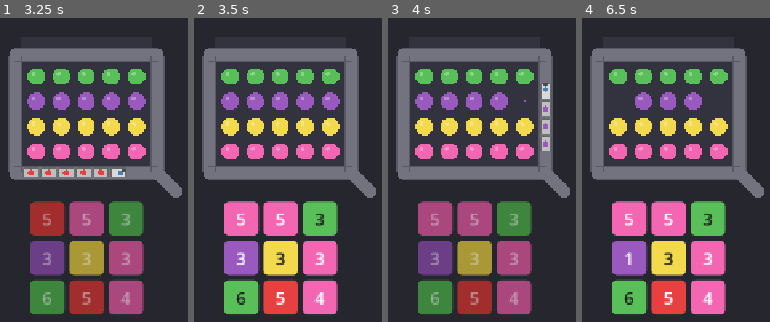
Above: before the commit, frames 1-4 (left to right).
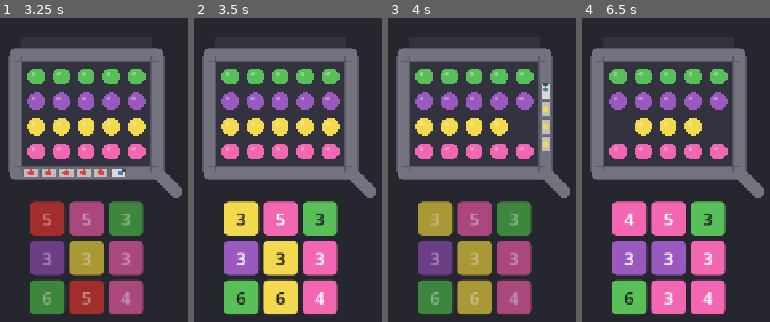
Above: after the commit, the same moments.

Repository: AeronPark/train-sort-jam
Game: Godot game, scene res://scenes/main.tscn
The game is run twice, just before and just after one commit, with the same random seed, the same clock (stepped at 60 frames per second) and the same inputs.
Inputs (mouse positions are in pixels of both pictures, inside the frame that each line leads up to):
- Up to frame 1 (3.25 s): click "5" at 0.5 s; move the mouse to (outside the picture) at 1.27 s; click (outside the picture) at 1.42 s; move the mouse to (outside the picture) at 2.02 s; click (outside the picture) at 2.17 s; move the mouse to (165, 127) at 2.77 s; click (165, 127) at 2.92 s
- Up to frame 2 (3.5 s): no input
- Up to frame 3 (4 s): click "3" at 3.5 s
- Up to frame 4 (6.5 s): move the mouse to (627, 315) at 4.27 s; click (627, 315) at 4.42 s; move the mouse to (outside the picture) at 5.02 s; click (outside the picture) at 5.17 s; move the mouse to (outside the picture) at 5.77 s; click (outside the picture) at 5.92 s

Frame 1 is identical in both runs. In frame 2, 4.2% of the frame differs, in the area x 15-56%, y 60-98%; in frame 3, 5.0%; in frame 4, 6.0%, in the area x 14-78%, y 24-98%.

Commit message:
Fix: Refresh all buttons after each run to match edge colors
- After each run, check all buttons
- Replace depleted buttons with edge colors
- Replace buttons with invalid colors (not on edge)
- Ensures there's always a usable button

Diff:
--- a/scripts/game_manager.gd
+++ b/scripts/game_manager.gd
@@ -406,13 +406,16 @@
 		if btn:
 			btn.count -= train_collected
 			if btn.count <= 0:
-				buttons[active_button_idx] = _make_random_button()
+				buttons[active_button_idx] = null  # Mark for refresh
 
 	active_button_idx = -1
 	train_collected = 0
 
 	# Recalculate bounds to shrink path
 	_recalculate_bounds()
+
+	# Refresh buttons to ensure we have valid colors for current edge
+	_refresh_buttons()
 
 	# Update UI
 	_create_button_ui()
@@ -422,6 +425,43 @@
 		print("YOU WIN!")
 	elif _check_lose():
 		print("GAME OVER!")
+
+func _refresh_buttons() -> void:
+	var edge_colors = _get_edge_colors()
+	if edge_colors.is_empty():
+		return  # No dots left
+
+	var available = edge_colors.keys()
+
+	# Make sure we have at least one button for each edge color
+	var have_colors = {}
+	for btn in buttons:
+		if btn:
+			have_colors[btn.color] = true
+
+	# Replace null buttons and ensure coverage
+	for i in range(buttons.size()):
+		if buttons[i] == null:
+			# Pick a color we need
+			var missing = []
+			for c in available:
+				if c not in have_colors:
+					missing.append(c)
+
+			var color: String
+			if missing.size() > 0:
+				color = missing[randi() % missing.size()]
+			else:
+				color = available[randi() % available.size()]
+
+			buttons[i] = {"color": color, "count": (randi() % 4) + 3}
+			have_colors[color] = true
+
+	# Also check if any existing buttons have colors not on edge - replace them
+	for i in range(buttons.size()):
+		if buttons[i] and buttons[i].color not in available:
+			var color = available[randi() % available.size()]
+			buttons[i] = {"color": color, "count": (randi() % 4) + 3}
 
 func _recalculate_bounds() -> void:
 	var min_r = GRID_ROWS
